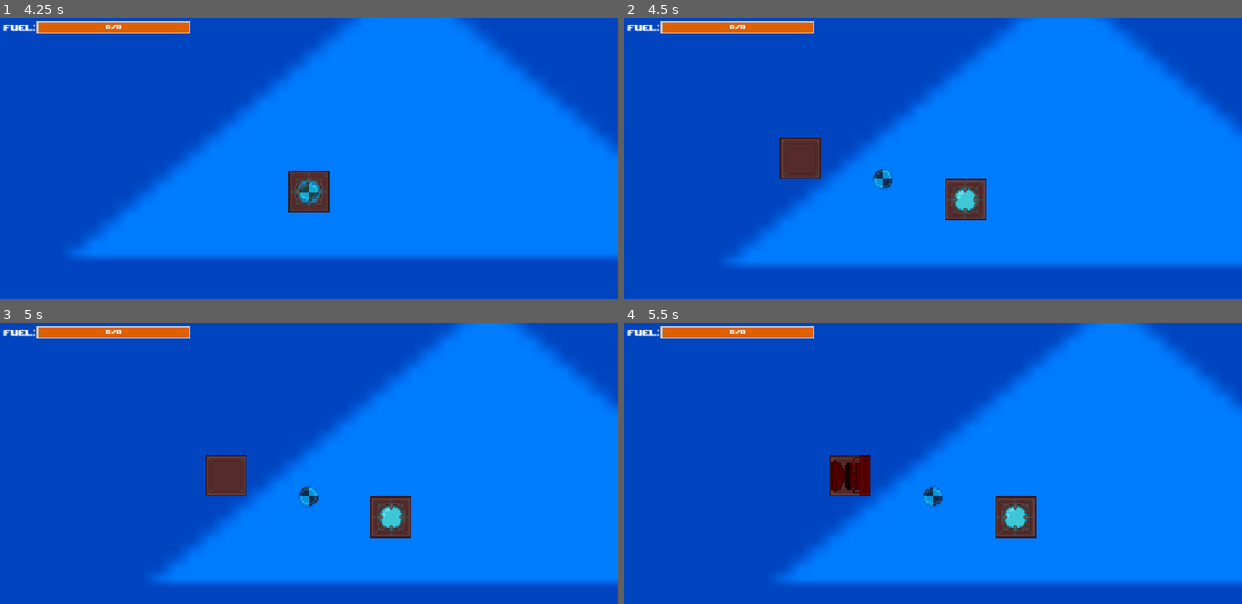
Above: before the commit, frames 1-4 (two rows, left to right).
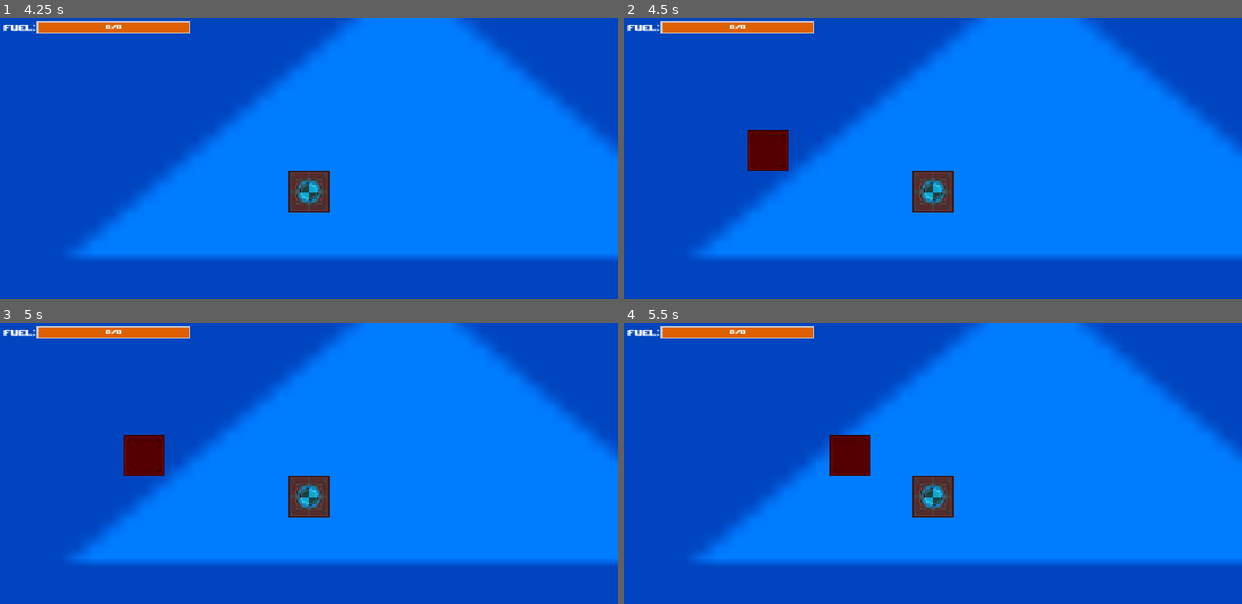
Above: after the commit, the same moments.

Repository: Luminescent-Cheese/ShipBattleBuilder
Game: Godot game, scene res://test.tscn
Same seed, same stepped clock (60 frames per second), same inputs: the game is played once before the commit and once after it. The engine's default icon, where the game draws it, is replaced by a stand-in: a white triangle on a blue panel in a dark square.
Inputs (mouse positions are in pixels of both pictures, inside the frame that each line leads up to):
- Up to frame 1 (4.25 s): move the mouse to (444, 175) at 0.52 s; hold D (Thrust Right) 0.53-1.28 s; tap Space (Launch) at 0.6, 1.55, 2, 2.1, 3.05, 3.5 s; click (444, 175) at 0.67 s; tap R (rotate) at 0.8, 1.35, 2.3, 2.85, 3.8 s; tap Enter at 1.25, 2.75 s; move the mouse to (185, 209) at 1.27 s; hold S (Thrust Backward) 1.28-2.03 s; click (185, 209) at 1.42 s; move the mouse to (370, 116) at 2.02 s; hold D (Thrust Right) 2.03-2.78 s; click (370, 116) at 2.17 s; move the mouse to (278, 262) at 2.77 s; hold S (Thrust Backward) 2.78-3.53 s; click (278, 262) at 2.92 s; move the mouse to (494, 242) at 3.52 s; hold A (Thrust Left) from 3.53 s (still down); hold Ctrl (select) from 3.53 s (still down); click (494, 242) at 3.67 s
- Up to frame 2 (4.5 s): keep holding A (Thrust Left); tap Enter at 4.25 s; move the mouse to (747, 138) at 4.27 s; release Ctrl (select) at 4.28 s; tap 1 (test) at 4.35 s; click (747, 138) at 4.42 s
- Up to frame 3 (5 s): keep holding A (Thrust Left); tap Space (Launch) at 4.55 s
- Up to frame 4 (5.5 s): move the mouse to (852, 474) at 5.02 s; release A (Thrust Left) at 5.03 s; hold S (Thrust Backward) from 5.03 s (still down); tap 2 (test2) at 5.1 s; click (852, 474) at 5.17 s; tap R (rotate) at 5.3 s

Frame 1 is identical in both runs. In frame 2, 15% of the frame differs, in the area x 11-100%, y 0-89%; in frame 3, 28%, in the area x 11-100%, y 0-93%; in frame 4, 27%.

Commit message:
Lets tiles only be placed in certain ways (and they can no longer float)

Diff:
--- /dev/null
+++ b/core.tscn
@@ -0,0 +1,17 @@
+[gd_scene format=3 uid="uid://csp1rv8jier8p"]
+
+[ext_resource type="PackedScene" uid="uid://bnvbyi3c63nr1" path="res://ship_part.tscn" id="1_tvpqx"]
+[ext_resource type="Texture2D" uid="uid://cd3oqmtqa078l" path="res://core.png" id="2_05t4c"]
+
+[sub_resource type="RectangleShape2D" id="RectangleShape2D_l5qv6"]
+resource_local_to_scene = true
+size = Vector2(124, 124)
+
+[node name="Core" unique_id=243587431 instance=ExtResource("1_tvpqx")]
+placeable = false
+
+[node name="BaseShipSprite" parent="." index="0" unique_id=1416035950]
+texture = ExtResource("2_05t4c")
+
+[node name="CollisionShape2D" parent="CheckIfValid" parent_id_path=PackedInt32Array(815796589) index="0" unique_id=1649036300]
+shape = SubResource("RectangleShape2D_l5qv6")
--- a/fuel_tile.tscn
+++ b/fuel_tile.tscn
@@ -18,3 +18,9 @@
 
 [node name="CollisionShape2D" parent="CheckIfValid" parent_id_path=PackedInt32Array(815796589) index="0" unique_id=1649036300]
 shape = SubResource("RectangleShape2D_nq3p3")
+
+[node name="SurroundingTileCheck" parent="." index="3" unique_id=574259571]
+Top = 2
+Bottom = 2
+Right = 2
+Left = 2
--- a/ship.gd
+++ b/ship.gd
@@ -26,7 +26,6 @@
 	#Launches Ship once space is pressed
 	if Input.is_action_just_pressed("Launch"):
 		isLaunched = true
-		print(isLaunched)
 	#used to display that on the hud (future plan)
 	speed = linear_velocity.length()
 	current_torque = angular_velocity
--- a/ship.tscn
+++ b/ship.tscn
@@ -3,7 +3,7 @@
 [ext_resource type="Script" uid="uid://bnxujhykk358b" path="res://ship.gd" id="1_l3rv8"]
 [ext_resource type="Script" uid="uid://df8jd6m0wl5gi" path="res://ship_camera.gd" id="2_c3vuw"]
 [ext_resource type="Texture2D" uid="uid://dhxmcdpgiulrw" path="res://Center of gravity.png" id="2_v4325"]
-[ext_resource type="Texture2D" uid="uid://cd3oqmtqa078l" path="res://core.png" id="4_c3vuw"]
+[ext_resource type="PackedScene" uid="uid://csp1rv8jier8p" path="res://core.tscn" id="4_78o8j"]
 [ext_resource type="FontFile" uid="uid://dkd71wnjyxkyj" path="res://upheavtt.ttf" id="5_78o8j"]
 
 [sub_resource type="RectangleShape2D" id="RectangleShape2D_riqys"]
@@ -43,9 +43,7 @@
 position = Vector2(-85, -49.5)
 texture = ExtResource("2_v4325")
 
-[node name="Icon" type="Sprite2D" parent="." unique_id=824534812]
-texture_filter = 1
-texture = ExtResource("4_c3vuw")
+[node name="Core" parent="." unique_id=243587431 instance=ExtResource("4_78o8j")]
 
 [node name="CollisionShape2D" type="CollisionShape2D" parent="." unique_id=228976419]
 shape = SubResource("RectangleShape2D_riqys")
--- a/ship_part.gd
+++ b/ship_part.gd
@@ -1,11 +1,12 @@
 extends Node2D
 
 var TILE_WIDTH
-@onready var placeable = true
+@export var placeable = true
 @onready var clickable = false
 @onready var overlap = false
 @onready var tileSprite = $BaseShipSprite
-
+@onready var SurrondingCheckTimer = $SurroundingTileCheck/SurrondingCheckTimer
+@onready var SurrondingCheckCode = $SurroundingTileCheck
 signal thruster_on
 signal add_collision
 signal justPlaced
@@ -16,11 +17,16 @@
 func _process(delta: float) -> void:
 	place()
 
-
 func place():
 	if placeable:
+		#checks if the tiles position has changed since last frame
+		var oldGlobalPosition = global_position
 		global_position = get_global_mouse_position().snapped(Vector2(TILE_WIDTH,TILE_WIDTH))
-		if Input.is_mouse_button_pressed(MOUSE_BUTTON_LEFT) and overlap == false:
+		if not overlap and SurrondingCheckCode.ValidPlacement:
+			tileSprite.self_modulate = Color(0.0, 1.0, 0.376, 1.0)
+		else:
+			tileSprite.self_modulate = Color(1.0, 0.0, 0.0, 1.0)
+		if Input.is_mouse_button_pressed(MOUSE_BUTTON_LEFT) and overlap == false and SurrondingCheckCode.ValidPlacement:
 			placeable = false
 			tileSprite.self_modulate = Color(1.0, 1.0, 1.0, 1.0)
 			add_collision.emit(position)
@@ -29,8 +35,9 @@
 			rotation += PI/2
 			if snappedf(rotation,0.01) == snappedf(2*PI,0.01):
 				rotation = 0.0
-
-
+			SurrondingCheckTimer.start()
+		if global_position != oldGlobalPosition:
+			SurrondingCheckTimer.start()
 func _on_thruster_forces_thrust(ThrustDirection) -> void:
 	#makes sure craft has fuel
 	if get_parent().fuel > 0:
@@ -42,13 +49,11 @@
 func _on_check_if_valid_body_entered(body: Node2D) -> void:
 	if placeable:
 		overlap = true
-		tileSprite.self_modulate = Color(1.0, 0.0, 0.0, 1.0)
 
 
 func _on_check_if_valid_body_exited(body: Node2D) -> void:
 	if placeable:
 		overlap = false
-		tileSprite.self_modulate = Color(0.0, 1.0, 0.376, 1.0)
 
 #checks if its been clicked
 func _on_check_if_valid_input_event(viewport: Node, event: InputEvent, shape_idx: int) -> void:
--- a/ship_part.tscn
+++ b/ship_part.tscn
@@ -2,10 +2,19 @@
 
 [ext_resource type="Script" uid="uid://ymvgvf1xlyol" path="res://ship_part.gd" id="1_epihn"]
 [ext_resource type="Texture2D" uid="uid://bmpyxpqiofkfm" path="res://basic body2.png" id="2_epihn"]
+[ext_resource type="Script" uid="uid://b1eufy7n8bf7j" path="res://surrounding_tile_check.gd" id="3_nwga8"]
 
 [sub_resource type="RectangleShape2D" id="RectangleShape2D_bhunq"]
 resource_local_to_scene = true
 size = Vector2(124, 124)
+
+[sub_resource type="RectangleShape2D" id="RectangleShape2D_riqys"]
+
+[sub_resource type="RectangleShape2D" id="RectangleShape2D_sn0t7"]
+
+[sub_resource type="RectangleShape2D" id="RectangleShape2D_6f8o3"]
+
+[sub_resource type="RectangleShape2D" id="RectangleShape2D_qr0ht"]
 
 [node name="ShipPart" type="Node2D" unique_id=243587431]
 script = ExtResource("1_epihn")
@@ -19,6 +28,50 @@
 [node name="CollisionShape2D" type="CollisionShape2D" parent="CheckIfValid" unique_id=1649036300]
 shape = SubResource("RectangleShape2D_bhunq")
 
+[node name="SurroundingTileCheck" type="Node2D" parent="." unique_id=574259571]
+script = ExtResource("3_nwga8")
+Top = 2
+Bottom = 2
+Right = 2
+Left = 2
+
+[node name="SurrondingCheckTimer" type="Timer" parent="SurroundingTileCheck" unique_id=1369553166]
+wait_time = 0.05
+one_shot = true
+
+[node name="Top" type="Area2D" parent="SurroundingTileCheck" unique_id=630759045]
+collision_layer = 2
+collision_mask = 2
+
+[node name="CollisionShape2D" type="CollisionShape2D" parent="SurroundingTileCheck/Top" unique_id=1144496931]
+position = Vector2(0, -64)
+shape = SubResource("RectangleShape2D_riqys")
+
+[node name="Bottom" type="Area2D" parent="SurroundingTileCheck" unique_id=1116772128]
+collision_layer = 2
+collision_mask = 2
+
+[node name="CollisionShape2D" type="CollisionShape2D" parent="SurroundingTileCheck/Bottom" unique_id=148396321]
+position = Vector2(0, 64)
+shape = SubResource("RectangleShape2D_sn0t7")
+
+[node name="Right" type="Area2D" parent="SurroundingTileCheck" unique_id=1547434437]
+collision_layer = 2
+collision_mask = 2
+
+[node name="CollisionShape2D" type="CollisionShape2D" parent="SurroundingTileCheck/Right" unique_id=100021793]
+position = Vector2(64, 0)
+shape = SubResource("RectangleShape2D_6f8o3")
+
+[node name="Left" type="Area2D" parent="SurroundingTileCheck" unique_id=185151167]
+collision_layer = 2
+collision_mask = 2
+
+[node name="CollisionShape2D" type="CollisionShape2D" parent="SurroundingTileCheck/Left" unique_id=1005289571]
+position = Vector2(-64, 0)
+shape = SubResource("RectangleShape2D_qr0ht")
+
 [connection signal="body_entered" from="CheckIfValid" to="." method="_on_check_if_valid_body_entered"]
 [connection signal="body_exited" from="CheckIfValid" to="." method="_on_check_if_valid_body_exited"]
 [connection signal="input_event" from="CheckIfValid" to="." method="_on_check_if_valid_input_event"]
+[connection signal="timeout" from="SurroundingTileCheck/SurrondingCheckTimer" to="SurroundingTileCheck" method="_on_timer_timeout"]
--- /dev/null
+++ b/surrounding_tile_check.gd
@@ -0,0 +1,33 @@
+extends Node2D
+
+enum attachability {Bad,Neutral,Good}
+@export var Top:attachability
+@export var Bottom:attachability
+@export var Right:attachability
+@export var Left:attachability
+
+@onready var TopArea = $Top
+@onready var BottomArea = $Bottom
+@onready var RightArea = $Right
+@onready var LeftArea = $Left
+
+@onready var ValidPlacement = false
+
+#Checks to see if the tile can be placed Validly when put there
+func _on_timer_timeout() -> void:
+	ValidPlacement = false
+	var checkList = [TopArea,BottomArea,RightArea,LeftArea]
+	for i in range(4):
+		var CurrentlyChecking = (checkList[i]).get_overlapping_areas()
+		if CurrentlyChecking.size() > 0:
+			var part = str(CurrentlyChecking[0]).split(":")[0]
+			var tile = CurrentlyChecking[0].get_parent()
+			var compatibility = tile.get(part)
+			#Adds the 2 enum numbers together and decides result off of that
+			var checkNum = compatibility + get(str(checkList[i]).split(":")[0])
+			if checkNum == 4:
+				ValidPlacement = true
+			elif (checkNum == 2 and compatibility != 1) or checkNum == 1 or checkNum == 0:
+				ValidPlacement = false
+				break
+	print(ValidPlacement)
--- a/thruster.tscn
+++ b/thruster.tscn
@@ -61,6 +61,11 @@
 [node name="CollisionShape2D" parent="CheckIfValid" parent_id_path=PackedInt32Array(815796589) index="0" unique_id=1649036300]
 shape = SubResource("RectangleShape2D_bima3")
 
+[node name="SurroundingTileCheck" parent="." index="5" unique_id=574259571]
+Bottom = 0
+Right = 1
+Left = 1
+
 [connection signal="add_collision" from="." to="ThrustForces" method="_on_thruster_add_collision"]
 [connection signal="clicked" from="." to="ThrustForces" method="_on_thruster_clicked"]
 [connection signal="justPlaced" from="." to="ThrustForces" method="_on_thruster_just_placed"]
Not shown, added: surrounding_tile_check.gd.uid
